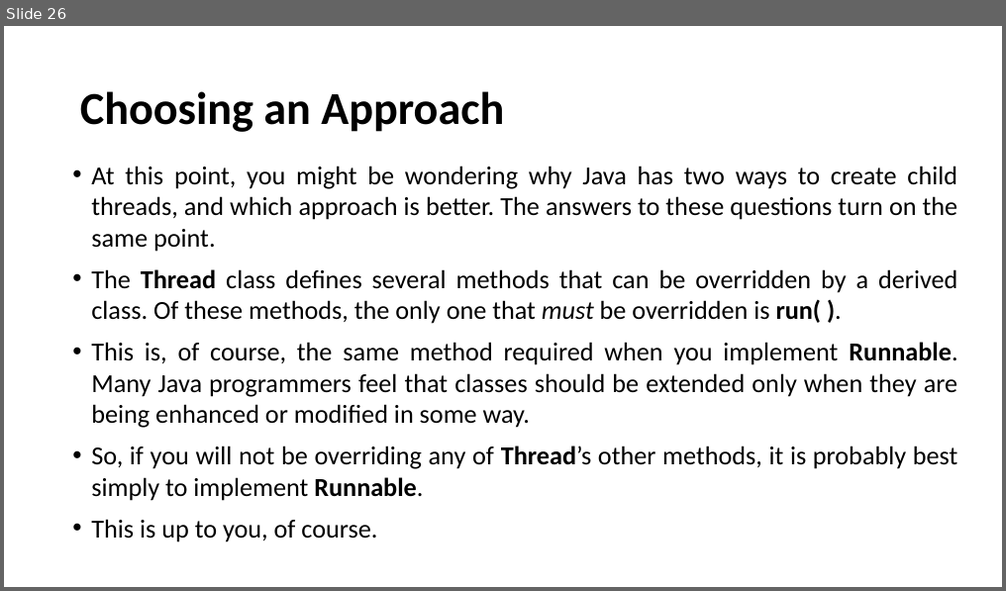
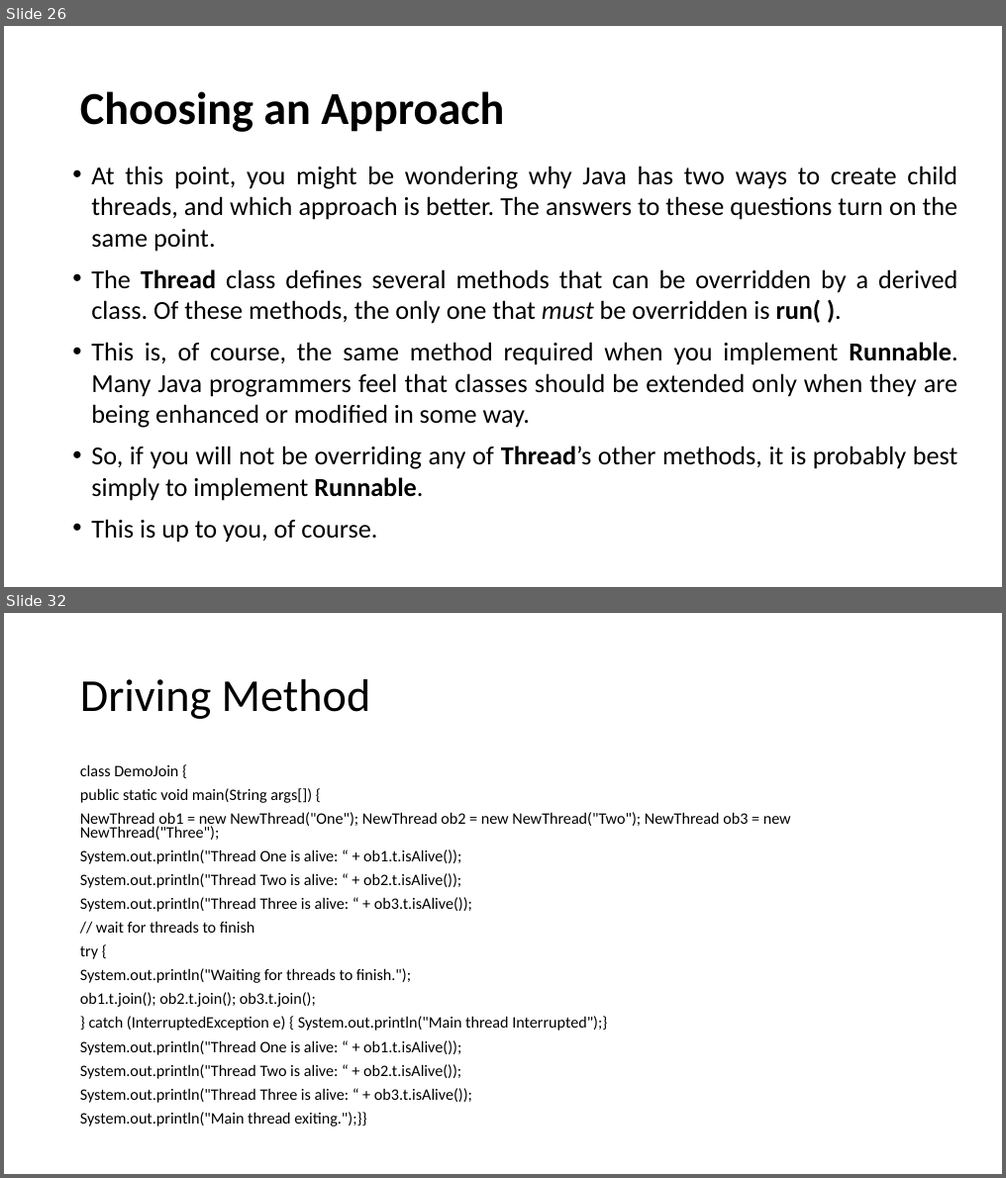
Before and after one commit to Praju-11/Java_Arctic, a slide deck: Multithreading.pptx. Shown one above the other, each under a label of ours: slide 26 before the commit, slides 26 and 32 after it; the slides between them are not shown. The pictures are 1006x591 and 1006x1178 pixels, drawn with LibreOffice and Linux fonts; fonts in the diff are those of the drawing. Boxes give left, top, right and bottom in pixels: in the first picture for what was removed or moved away, otherwise in the second. Text is boxed around its words. In the diff, an @@ line names an element or a change of style, - is before the commit and + after.

```diff
--- a/Multithreading.pptx
+++ b/Multithreading.pptx
@@ slide 32 added at box(4, 613, 1002, 1174), background #FFFFFF @@
@@ title added at box(80, 679, 371, 719), 44 pt, text #000000 @@
+Driving Method
@@ text added at box(80, 764, 791, 1127), 15.4 pt, text #000000 @@
+class DemoJoin {
+public static void main(String args[]) {
+NewThread ob1 = new NewThread("One"); NewThread ob2 = new NewThread("Two"); NewThread ob3 = new NewThread("Three");
+System.out.println("Thread One is alive: “ + ob1.t.isAlive());
+System.out.println("Thread Two is alive: “ + ob2.t.isAlive());
+System.out.println("Thread Three is alive: “ + ob3.t.isAlive());
+// wait for threads to finish
+try {
+System.out.println("Waiting for threads to finish.");
+ob1.t.join(); ob2.t.join(); ob3.t.join();
+} catch (InterruptedException e) { System.out.println("Main thread Interrupted");}
+System.out.println("Thread One is alive: “ + ob1.t.isAlive());
+System.out.println("Thread Two is alive: “ + ob2.t.isAlive());
+System.out.println("Thread Three is alive: “ + ob3.t.isAlive());
+System.out.println("Main thread exiting.");}}
```
Also in this commit, not shown: 10 other slides added.
